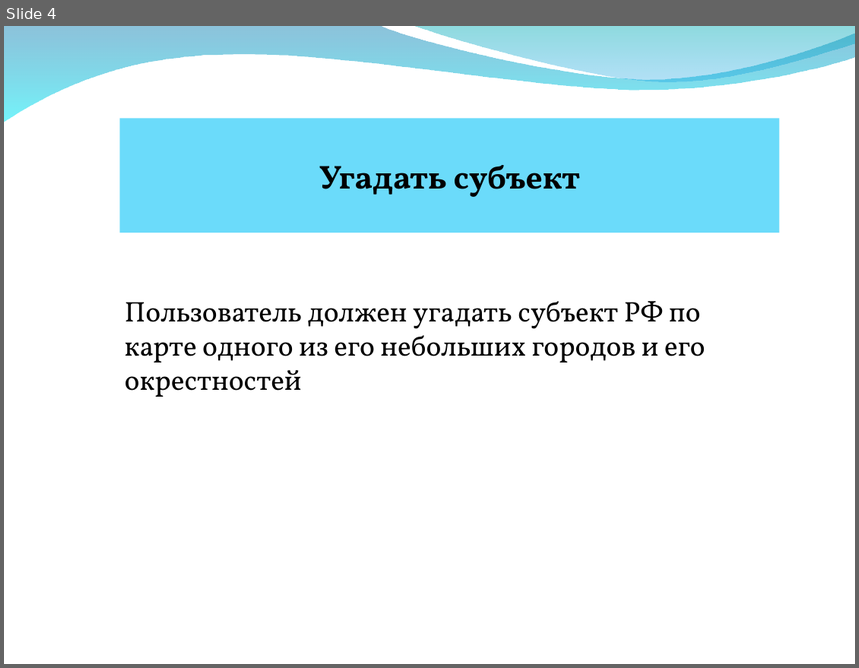
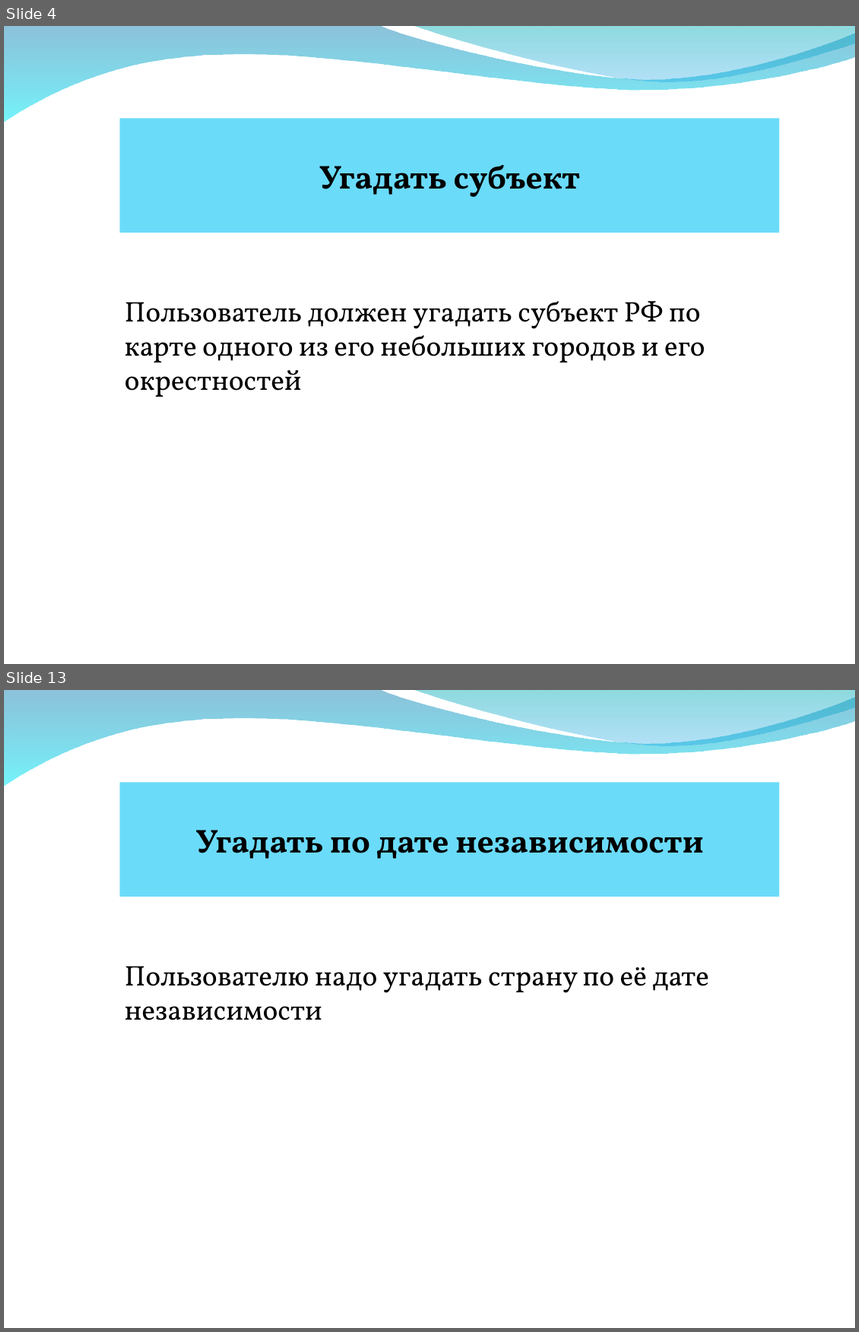
Before and after one commit to AverageEnjoyer2/geobotproject, a slide deck: презентация.ppt. Shown one above the other, each under a label of ours: slide 4 before the commit, slides 4 and 13 after it; the slides between them are not shown. The pictures are 859x668 and 859x1332 pixels, drawn with LibreOffice and Linux fonts; fonts in the diff are those of the drawing; background and template pictures are left out. Boxes give left, top, right and bottom in pixels: in the first picture for what was removed or moved away, otherwise in the second. Text is boxed around its words. In the diff, an @@ line names an element or a change of style, - is before the commit and + after.

```diff
--- a/презентация.ppt
+++ b/презентация.ppt
@@ slide 13 added at box(4, 690, 855, 1328), background picture (left out); not listed: 2 template elements that a slide beside it also shows @@
@@ rectangle added at box(120, 782, 779, 897), fill #6BDBFA, 28 pt, text #000000, bold @@
+Угадать по дате независимости
@@ text added at box(125, 966, 710, 1021), 24 pt, text #000000 @@
+Пользователю надо угадать страну по её дате независимости
```
Also in this commit, not shown: 2 slides changed, 9 other slides added, 3 other files.
